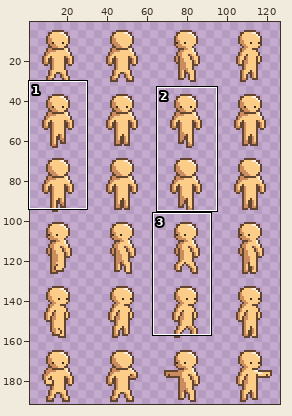
A sprite sheet gets an edit: Assets/Content/Races/human_light/human_light.png. Above: a wide view before the commit, with the close-up outlined.
Close-up. The starting point:
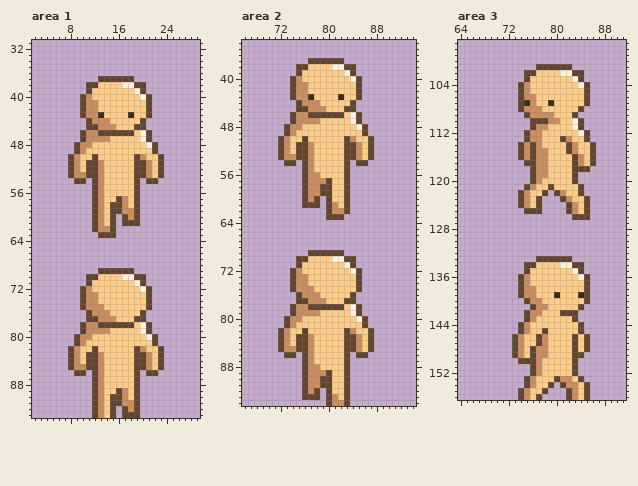
The file is 128x192 pixels. Shown: area 1: x 2..29, y 31..93; area 2: x 66..94, y 34..94; area 3: x 64..91, y 97..156. The wide view leaves out empty margins. The commit also changed other parts of the picture, which this record leaves out.
New version:
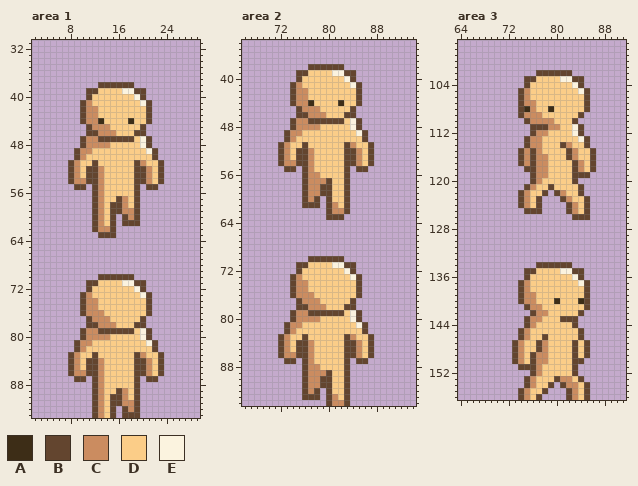
Palette (. is transparent): A #3d2d17  B #63452f  C #cb8c60  D #fbcd88  E #fbf3df
Change:
Changed rows in their new state; - is an unchanged pixel.
Area 1:
first column x 8:
37 -----......-----
38 ---..BBBBBB..---
39 ----B----EEB----
40 --.B-------EB.--
41 ----D-------E---
43 -----D----D-----
44 --BC-AD---A-DB--
45 ----C--D---D----
46 --.BBCCCDDDBB.--
47 -----BBBBBB-----
48 -.B-CCC-----EB.-
49 ---C---------E--
50 .BC-D------DD-B.
51 ---D-D------CD--
53 --D-------------
54 BCCB--------BCDB
55 -BB----------BB-
first column x 8:
69 -----......-----
70 ---..BBBBBB..---
71 ----B----EEB----
72 --.B-------EB.--
73 ----D-------E---
75 -----D----------
76 --BC--D-----DB--
77 ----C--D---D----
78 --.BBCCCDDDBB.--
79 -----BBBBBB-----
80 -.B-CCC-----EB.-
81 ---C---------E--
82 .BC-D------DD-B.
83 ---D-D------CD--
85 --D-------------
86 BCCB--------BCDB
87 -BB----------BB-
Area 2:
first column x 72:
37 -----......-----
38 ---..BBBBBB..---
39 ----B----EEB----
40 --.B-------EB.--
41 ----D-------E---
43 -----D----D-----
44 --BC-AD---A-DB--
45 ----C--D---D----
46 --.BBCCCDDDBB.--
47 -----BBBBBB-----
48 -.B-CCC-----EB.-
49 ---C---------E--
50 .BC-D------DD-B.
51 ---D-D------CD--
53 --D-------------
54 BCCB--------BCDB
55 -BB----------BB-
first column x 72:
69 -----......-----
70 ---..BBBBBB..---
71 ----B----EEB----
72 --.B-------EB.--
73 ----D-------E---
75 -----D----------
76 --BC--D-----DB--
77 ----C--D---D----
78 --.BBCCCDDDBB.--
79 -----BBBBBB-----
80 -.B-CCC-----EB.-
81 ---C---------E--
82 .BC-D------DD-B.
83 ---D-D------CD--
85 --D-------------
86 BCCB--------BCDB
87 -BB----------BB-
Area 3:
first column x 74:
101 ---......----
102 -..BBBBBB..--
103 --B----EEB---
104 .B-------EB.-
105 ----------E--
106 --D----------
107 -C---D-------
108 -A-D-A----DB-
109 BC--DD---DB--
110 -BCCC-D--B.--
111 ---BBCC------
112 -.B-C----EB.-
113 -------DD-E--
114 .BC----BCD-B.
115 ----D--------
116 --------BCD--
117 BC-----------
118 -B--------CDB
119 ----------BB-
first column x 73:
133 ----......---
134 --..BBBBBB..-
135 ---B----EEB--
136 -.B-------EB.
137 -----------E-
138 ---D---------
139 -------D---D-
140 -BC-D--A---A-
141 --BC-D-----DB
142 --.B-C--DDDB-
143 ----C---BB---
144 -.BC------B.-
145 -----D-------
146 .BC-DB----DB.
148 ---DB--------
149 -----------DB
150 BCD--C-----B-
151 -BB----------
Boxes around the changes in both close-ups, in picture pixels (x1, y1, x2, y2):
changed: (68, 76, 164, 190)
changed: (68, 268, 164, 382)
changed: (278, 58, 374, 172)
changed: (278, 250, 374, 364)
changed: (518, 64, 596, 178)
changed: (512, 256, 590, 370)
